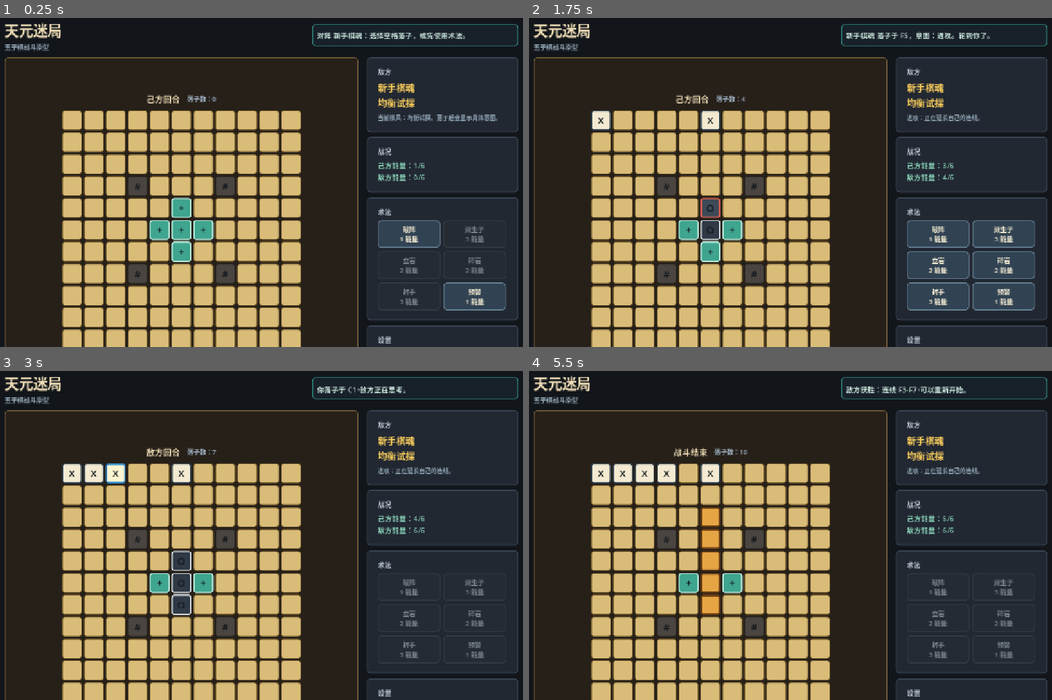
Above: before the commit, frames 1-4 (two rows, left to right).
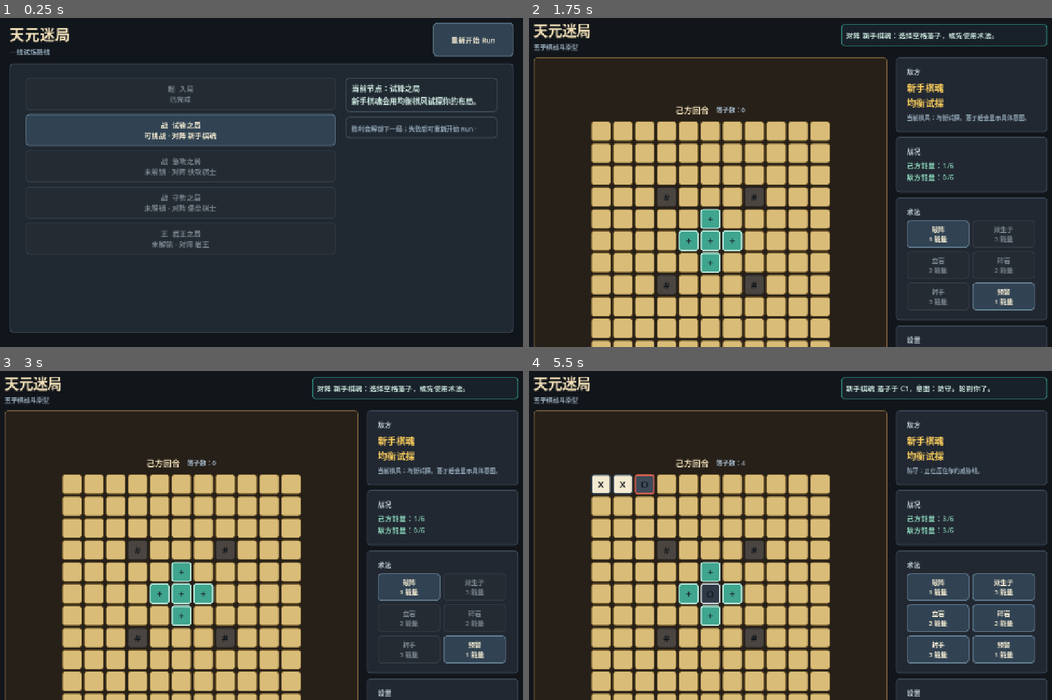
Above: after the commit, the same moments.

Repository: eason522/game
Game: Godot game, scene res://scenes/roguelike/RunMapScene.tscn
The game is run twice, just before and just after one commit, with the same random seed, the same clock (stepped at 60 frames per second) and the same inputs. Before the commit the project starts from res://scenes/game/BattleScene.tscn.
Inputs (mouse positions are in pixels of both pictures, inside the frame that each line leads up to):
- Up to frame 1 (0.25 s): no input
- Up to frame 2 (1.75 s): click (712, 129) at 0.5 s, where only the run after the commit has a clickable "战 试锋之局 可挑战 · 对阵 新手棋魂"; click (602, 119) at 1.27 s
- Up to frame 3 (3 s): click (94, 472) at 2.02 s; click (115, 472) at 2.77 s
- Up to frame 4 (5.5 s): click (664, 472) at 3.52 s; click (602, 482) at 4.27 s; click (623, 482) at 5.02 s

The runs differ from the first frame. In frame 1, 64% of the frame differs, in the area x 0-100%, y 1-100%; in frame 2, 19%; in frame 3, 17%; in frame 4, 22%.

Commit message:
Add roguelike run map prototype

Diff:
--- a/project.godot
+++ b/project.godot
@@ -15,7 +15,7 @@
 [application]
 
 config/name="Tian Yuan Mi Ju"
-run/main_scene="res://scenes/game/BattleScene.tscn"
+run/main_scene="res://scenes/roguelike/RunMapScene.tscn"
 config/features=PackedStringArray("4.7")
 
 [display]
--- /dev/null
+++ b/scenes/roguelike/RunMapScene.tscn
@@ -0,0 +1,12 @@
+[gd_scene load_steps=2 format=3]
+
+[ext_resource type="Script" path="res://scripts/roguelike/RunMapScene.gd" id="1_runmap"]
+
+[node name="RunMapScene" type="Control"]
+layout_mode = 3
+anchors_preset = 15
+anchor_right = 1.0
+anchor_bottom = 1.0
+grow_horizontal = 2
+grow_vertical = 2
+script = ExtResource("1_runmap")
--- a/scripts/game/BattleScene.gd
+++ b/scripts/game/BattleScene.gd
@@ -4,6 +4,10 @@
 const CELL_SIZE := Vector2(48, 48)
 const ENERGY_MAX := 6
 const ROCK_BOSS_ROCK_INTERVAL := 3
+const RUN_MAP_SCENE_PATH := "res://scenes/roguelike/RunMapScene.tscn"
+const BATTLE_NODE_INDEX_META := "tymj_battle_node_index"
+const BATTLE_RESULT_META := "tymj_battle_result"
+const BATTLE_ENEMY_PROFILE_META := "tymj_battle_enemy_profile_id"
 const SkillExecutorScript := preload("res://scripts/skills/SkillExecutor.gd")
 
 var board := BoardState.new(BOARD_SIZE, BOARD_SIZE)
@@ -20,6 +24,7 @@
 var board_grid: GridContainer
 var skill_bar: GridContainer
 var reset_button: Button
+var return_to_map_button: Button
 var enemy_profile_button: Button
 var cells: Array = []
 var skill_buttons: Dictionary = {}
@@ -31,6 +36,9 @@
 	EnemyAI.PROFILE_ROCK_BOSS,
 ]
 var enemy_profile_index := 0
+var launched_from_run := false
+var run_node_index := -1
+var forced_enemy_profile_id := ""
 var current_turn := BoardState.PLAYER
 var game_over := false
 var winning_line: Array = []
@@ -68,9 +76,24 @@
 
 
 func _ready() -> void:
+	_read_run_context()
 	_create_styles()
 	_build_layout()
 	_start_new_game()
+
+
+func _read_run_context() -> void:
+	var root := get_tree().root
+	launched_from_run = root.has_meta(BATTLE_NODE_INDEX_META)
+
+	if not launched_from_run:
+		return
+
+	run_node_index = root.get_meta(BATTLE_NODE_INDEX_META, -1)
+	forced_enemy_profile_id = root.get_meta(BATTLE_ENEMY_PROFILE_META, EnemyAI.PROFILE_NOVICE)
+
+	if enemy_profile_ids.has(forced_enemy_profile_id):
+		enemy_profile_index = enemy_profile_ids.find(forced_enemy_profile_id)
 
 
 func _create_styles() -> void:
@@ -277,6 +300,16 @@
 	_apply_button_theme(reset_button)
 	controls_panel.add_child(reset_button)
 
+	return_to_map_button = Button.new()
+	return_to_map_button.text = "返回路线"
+	return_to_map_button.custom_minimum_size = Vector2(0, 44)
+	return_to_map_button.size_flags_horizontal = Control.SIZE_EXPAND_FILL
+	return_to_map_button.visible = launched_from_run
+	return_to_map_button.disabled = true
+	return_to_map_button.pressed.connect(_return_to_run_map)
+	_apply_button_theme(return_to_map_button)
+	controls_panel.add_child(return_to_map_button)
+
 	_create_cells()
 	_create_skill_buttons()
 
@@ -358,7 +391,7 @@
 
 func _start_new_game() -> void:
 	board = BoardState.new(BOARD_SIZE, BOARD_SIZE)
-	enemy_ai.set_profile(enemy_profile_ids[enemy_profile_index])
+	enemy_ai.set_profile(forced_enemy_profile_id if launched_from_run else enemy_profile_ids[enemy_profile_index])
 	_setup_demo_terrain()
 	current_turn = BoardState.PLAYER
 	game_over = false
@@ -501,6 +534,9 @@
 
 
 func _cycle_enemy_profile() -> void:
+	if launched_from_run:
+		return
+
 	if enemy_profile_ids.is_empty():
 		return
 
@@ -680,6 +716,7 @@
 	if not winning_line.is_empty():
 		game_over = true
 		var winner := "你获胜" if owner == BoardState.PLAYER else "敌方获胜"
+		_record_battle_result(owner == BoardState.PLAYER)
 		_set_status("%s：连线 %s。可以重新开始。" % [winner, _format_line(winning_line)])
 		_refresh_board()
 		return
@@ -693,8 +730,23 @@
 
 func _set_draw() -> void:
 	game_over = true
+	_record_battle_result(false)
 	_set_status("平局。可以重新开始。")
 	_refresh_board()
+
+
+func _record_battle_result(player_won: bool) -> void:
+	if not launched_from_run:
+		return
+
+	get_tree().root.set_meta(BATTLE_RESULT_META, "victory" if player_won else "defeat")
+
+
+func _return_to_run_map() -> void:
+	if not launched_from_run or not game_over:
+		return
+
+	get_tree().change_scene_to_file(RUN_MAP_SCENE_PATH)
 
 
 func _set_status(text: String) -> void:
@@ -870,7 +922,16 @@
 	enemy_intent_hint_label.text = enemy_intent_hint
 
 	if enemy_profile_button != null:
-		enemy_profile_button.text = "切换敌人：%s" % enemy_ai.get_profile_name()
+		if launched_from_run:
+			enemy_profile_button.text = "路线敌人：%s" % enemy_ai.get_profile_name()
+		else:
+			enemy_profile_button.text = "切换敌人：%s" % enemy_ai.get_profile_name()
+
+		enemy_profile_button.disabled = launched_from_run
+
+	if return_to_map_button != null:
+		return_to_map_button.visible = launched_from_run
+		return_to_map_button.disabled = not launched_from_run or not game_over
 
 
 func _format_enemy_intro() -> String:
--- /dev/null
+++ b/scripts/roguelike/MapGenerator.gd
@@ -0,0 +1,28 @@
+class_name MapGenerator
+extends RefCounted
+
+const NODE_START := "start"
+const NODE_BATTLE := "battle"
+const NODE_BOSS := "boss"
+
+
+func generate_linear_route() -> Array:
+	return [
+		_make_node(0, NODE_START, "入局", "整备完成，踏入天元迷局。", ""),
+		_make_node(1, NODE_BATTLE, "试锋之局", "新手棋魂会用均衡棋风试探你的布局。", EnemyAI.PROFILE_NOVICE),
+		_make_node(2, NODE_BATTLE, "急攻之局", "快攻棋士偏向主动连线，逼你及时应对。", EnemyAI.PROFILE_FAST_ATTACKER),
+		_make_node(3, NODE_BATTLE, "守势之局", "堡垒棋士会优先堵住你的关键威胁。", EnemyAI.PROFILE_DEFENDER),
+		_make_node(4, NODE_BOSS, "岩王之局", "岩王会布置岩阵，并周期性压缩棋盘空间。", EnemyAI.PROFILE_ROCK_BOSS),
+	]
+
+
+func _make_node(index: int, node_type: String, title: String, description: String, enemy_profile_id: String) -> Dictionary:
+	return {
+		"id": "node_%d" % index,
+		"index": index,
+		"type": node_type,
+		"title": title,
+		"description": description,
+		"enemy_profile_id": enemy_profile_id,
+		"status": "locked",
+	}
--- /dev/null
+++ b/scripts/roguelike/RunMapScene.gd
@@ -0,0 +1,279 @@
+extends Control
+
+const RUN_STATE_META := "tymj_run_state"
+const BATTLE_NODE_INDEX_META := "tymj_battle_node_index"
+const BATTLE_RESULT_META := "tymj_battle_result"
+const BATTLE_ENEMY_PROFILE_META := "tymj_battle_enemy_profile_id"
+const BATTLE_SCENE_PATH := "res://scenes/game/BattleScene.tscn"
+const MapGeneratorScript := preload("res://scripts/roguelike/MapGenerator.gd")
+const RunStateScript := preload("res://scripts/roguelike/RunState.gd")
+
+var map_generator := MapGeneratorScript.new()
+var run_state := RunStateScript.new()
+var status_label: Label
+var node_list: VBoxContainer
+var node_buttons: Array = []
+var panel_style: StyleBoxFlat
+var button_style: StyleBoxFlat
+var button_hover_style: StyleBoxFlat
+var button_disabled_style: StyleBoxFlat
+var boss_button_style: StyleBoxFlat
+
+
+func _ready() -> void:
+	_create_styles()
+	_load_or_create_run_state()
+	_apply_pending_battle_result()
+	_build_layout()
+	_refresh()
+
+
+func _create_styles() -> void:
+	panel_style = _make_panel_style(Color("#202832"), Color("#43505e"))
+	button_style = _make_panel_style(Color("#314353"), Color("#668195"))
+	button_hover_style = _make_panel_style(Color("#3a5265"), Color("#86a8bd"))
+	button_disabled_style = _make_panel_style(Color("#242b33"), Color("#343b45"))
+	boss_button_style = _make_panel_style(Color("#4a3030"), Color("#c06b55"))
+
+
+func _make_panel_style(fill: Color, border: Color) -> StyleBoxFlat:
+	var style := StyleBoxFlat.new()
+	style.bg_color = fill
+	style.border_color = border
+	style.set_border_width_all(2)
+	style.set_corner_radius_all(8)
+	style.content_margin_left = 14
+	style.content_margin_right = 14
+	style.content_margin_top = 12
+	style.content_margin_bottom = 12
+	return style
+
+
+func _load_or_create_run_state() -> void:
+	var root := get_tree().root
+
+	if root.has_meta(RUN_STATE_META):
+		run_state = RunStateScript.new()
+		run_state.load_from_dict(root.get_meta(RUN_STATE_META))
+		return
+
+	run_state.setup(map_generator.generate_linear_route())
+	root.set_meta(RUN_STATE_META, run_state.to_dict())
+
+
+func _apply_pending_battle_result() -> void:
+	var root := get_tree().root
+
+	if not root.has_meta(BATTLE_RESULT_META):
+		return
+
+	var result: String = root.get_meta(BATTLE_RESULT_META)
+	var node_index: int = root.get_meta(BATTLE_NODE_INDEX_META, -1)
+
+	if node_index == run_state.current_index:
+		run_state.resolve_current_node(result == "victory")
+
+	root.set_meta(RUN_STATE_META, run_state.to_dict())
+	root.remove_meta(BATTLE_RESULT_META)
+	root.remove_meta(BATTLE_NODE_INDEX_META)
+	root.remove_meta(BATTLE_ENEMY_PROFILE_META)
+
+
+func _build_layout() -> void:
+	var background := ColorRect.new()
+	background.color = Color("#11161c")
+	background.set_anchors_preset(Control.PRESET_FULL_RECT)
+	add_child(background)
+
+	var root_margin := MarginContainer.new()
+	root_margin.set_anchors_preset(Control.PRESET_FULL_RECT)
+	root_margin.add_theme_constant_override("margin_left", 42)
+	root_margin.add_theme_constant_override("margin_top", 30)
+	root_margin.add_theme_constant_override("margin_right", 42)
+	root_margin.add_theme_constant_override("margin_bottom", 34)
+	add_child(root_margin)
+
+	var main := VBoxContainer.new()
+	main.add_theme_constant_override("separation", 16)
+	root_margin.add_child(main)
+
+	var header := HBoxContainer.new()
+	header.add_theme_constant_override("separation", 18)
+	main.add_child(header)
+
+	var title_box := VBoxContainer.new()
+	title_box.size_flags_horizontal = Control.SIZE_EXPAND_FILL
+	header.add_child(title_box)
+
+	var title := Label.new()
+	title.text = "天元迷局"
+	title.add_theme_font_size_override("font_size", 36)
+	title.add_theme_color_override("font_color", Color("#f1dfb7"))
+	title_box.add_child(title)
+
+	var subtitle := Label.new()
+	subtitle.text = "一线试炼路线"
+	subtitle.add_theme_font_size_override("font_size", 16)
+	subtitle.add_theme_color_override("font_color", Color("#91a7b6"))
+	title_box.add_child(subtitle)
+
+	var new_run_button := Button.new()
+	new_run_button.text = "重新开始 Run"
+	new_run_button.custom_minimum_size = Vector2(190, 48)
+	new_run_button.pressed.connect(_restart_run)
+	_apply_button_theme(new_run_button)
+	header.add_child(new_run_button)
+
+	var content_panel := PanelContainer.new()
+	content_panel.add_theme_stylebox_override("panel", panel_style)
+	content_panel.size_flags_vertical = Control.SIZE_EXPAND_FILL
+	main.add_child(content_panel)
+
+	var content_margin := MarginContainer.new()
+	content_margin.add_theme_constant_override("margin_left", 24)
+	content_margin.add_theme_constant_override("margin_top", 22)
+	content_margin.add_theme_constant_override("margin_right", 24)
+	content_margin.add_theme_constant_override("margin_bottom", 24)
+	content_panel.add_child(content_margin)
+
+	var content := HBoxContainer.new()
+	content.add_theme_constant_override("separation", 24)
+	content_margin.add_child(content)
+
+	node_list = VBoxContainer.new()
+	node_list.custom_minimum_size = Vector2(640, 0)
+	node_list.size_flags_horizontal = Control.SIZE_EXPAND_FILL
+	node_list.size_flags_vertical = Control.SIZE_EXPAND_FILL
+	node_list.add_theme_constant_override("separation", 10)
+	content.add_child(node_list)
+
+	var side := VBoxContainer.new()
+	side.custom_minimum_size = Vector2(360, 0)
+	side.add_theme_constant_override("separation", 12)
+	content.add_child(side)
+
+	status_label = Label.new()
+	status_label.autowrap_mode = TextServer.AUTOWRAP_WORD_SMART
+	status_label.add_theme_font_size_override("font_size", 18)
+	status_label.add_theme_color_override("font_color", Color("#cde8df"))
+	status_label.add_theme_stylebox_override("normal", panel_style)
+	side.add_child(status_label)
+
+	var tip := Label.new()
+	tip.text = "胜利会解锁下一局；失败后可重新开始 Run。"
+	tip.autowrap_mode = TextServer.AUTOWRAP_WORD_SMART
+	tip.add_theme_font_size_override("font_size", 15)
+	tip.add_theme_color_override("font_color", Color("#91a7b6"))
+	tip.add_theme_stylebox_override("normal", panel_style)
+	side.add_child(tip)
+
+	_create_node_buttons()
+
+
+func _create_node_buttons() -> void:
+	node_buttons.clear()
+
+	for node in run_state.nodes:
+		var button := Button.new()
+		button.custom_minimum_size = Vector2(0, 76)
+		button.size_flags_horizontal = Control.SIZE_EXPAND_FILL
+		button.focus_mode = Control.FOCUS_NONE
+		button.pressed.connect(_enter_node.bind(node.get("index", -1)))
+		_apply_button_theme(button)
+		node_list.add_child(button)
+		node_buttons.append(button)
+
+
+func _apply_button_theme(button: Button) -> void:
+	button.add_theme_stylebox_override("normal", button_style)
+	button.add_theme_stylebox_override("hover", button_hover_style)
+	button.add_theme_stylebox_override("pressed", button_hover_style)
+	button.add_theme_stylebox_override("disabled", button_disabled_style)
+	button.add_theme_color_override("font_color", Color("#f3ead1"))
+	button.add_theme_color_override("font_hover_color", Color("#ffffff"))
+	button.add_theme_color_override("font_pressed_color", Color("#f0c65a"))
+	button.add_theme_color_override("font_disabled_color", Color("#77828c"))
+	button.add_theme_font_size_override("font_size", 17)
+
+
+func _restart_run() -> void:
+	run_state.setup(map_generator.generate_linear_route())
+	get_tree().root.set_meta(RUN_STATE_META, run_state.to_dict())
+	_refresh()
+
+
+func _enter_node(index: int) -> void:
+	if not run_state.can_enter_node(index):
+		return
+
+	var node: Dictionary = run_state.nodes[index]
+	var root := get_tree().root
+	root.set_meta(RUN_STATE_META, run_state.to_dict())
+	root.set_meta(BATTLE_NODE_INDEX_META, index)
+	root.set_meta(BATTLE_ENEMY_PROFILE_META, node.get("enemy_profile_id", EnemyAI.PROFILE_NOVICE))
+	get_tree().change_scene_to_file(BATTLE_SCENE_PATH)
+
+
+func _refresh() -> void:
+	for index in range(node_buttons.size()):
+		var node: Dictionary = run_state.nodes[index]
+		var button: Button = node_buttons[index]
+		var status_text := _status_text(node.get("status", RunStateScript.STATUS_LOCKED))
+		var enemy_text := _enemy_text(node)
+
+		button.text = "%s  %s\n%s%s" % [
+			_type_mark(node.get("type", "")),
+			node.get("title", ""),
+			status_text,
+			enemy_text,
+		]
+		button.disabled = not run_state.can_enter_node(index)
+
+		if node.get("type", "") == RunStateScript.NODE_BOSS and node.get("status", "") == RunStateScript.STATUS_AVAILABLE:
+			button.add_theme_stylebox_override("normal", boss_button_style)
+			button.add_theme_stylebox_override("hover", boss_button_style)
+		else:
+			button.add_theme_stylebox_override("normal", button_style)
+			button.add_theme_stylebox_override("hover", button_hover_style)
+
+	if status_label == null:
+		return
+
+	if run_state.run_completed:
+		status_label.text = "本轮 Run 已通关：岩王之局告破。"
+	elif run_state.run_failed:
+		status_label.text = "本轮 Run 已失败。重新开始后可再次挑战。"
+	else:
+		var current := run_state.get_current_node()
+		status_label.text = "当前节点：%s\n%s" % [current.get("title", "无"), current.get("description", "")]
+
+
+func _type_mark(node_type: String) -> String:
+	match node_type:
+		RunStateScript.NODE_START:
+			return "起"
+		RunStateScript.NODE_BOSS:
+			return "王"
+		_:
+			return "战"
+
+
+func _status_text(status: String) -> String:
+	match status:
+		RunStateScript.STATUS_COMPLETED:
+			return "已完成"
+		RunStateScript.STATUS_AVAILABLE:
+			return "可挑战"
+		RunStateScript.STATUS_FAILED:
+			return "失败"
+		_:
+			return "未解锁"
+
+
+func _enemy_text(node: Dictionary) -> String:
+	var profile_id: String = node.get("enemy_profile_id", "")
+
+	if profile_id.is_empty():
+		return ""
+
+	return " · 对阵 %s" % EnemyAI.get_profile_name_for_id(profile_id)
--- /dev/null
+++ b/scripts/roguelike/RunState.gd
@@ -0,0 +1,110 @@
+class_name RunState
+extends RefCounted
+
+const STATUS_LOCKED := "locked"
+const STATUS_AVAILABLE := "available"
+const STATUS_COMPLETED := "completed"
+const STATUS_FAILED := "failed"
+const NODE_START := "start"
+const NODE_BATTLE := "battle"
+const NODE_BOSS := "boss"
+
+var nodes: Array = []
+var current_index := 0
+var run_completed := false
+var run_failed := false
+
+
+func _init(route_nodes: Array = []) -> void:
+	if not route_nodes.is_empty():
+		setup(route_nodes)
+
+
+func setup(route_nodes: Array) -> void:
+	nodes.clear()
+
+	for node in route_nodes:
+		nodes.append(node.duplicate(true))
+
+	current_index = 0
+	run_completed = false
+	run_failed = false
+
+	if nodes.is_empty():
+		return
+
+	nodes[0]["status"] = STATUS_COMPLETED
+	current_index = _find_next_playable_index(0)
+
+	if current_index != -1:
+		nodes[current_index]["status"] = STATUS_AVAILABLE
+
+
+func can_enter_node(index: int) -> bool:
+	if run_completed or run_failed:
+		return false
+
+	if index < 0 or index >= nodes.size():
+		return false
+
+	var node: Dictionary = nodes[index]
+	var node_type: String = node.get("type", "")
+	return index == current_index and node.get("status", STATUS_LOCKED) == STATUS_AVAILABLE and node_type != NODE_START
+
+
+func get_current_node() -> Dictionary:
+	if current_index < 0 or current_index >= nodes.size():
+		return {}
+
+	return nodes[current_index]
+
+
+func resolve_current_node(victory: bool) -> void:
+	if current_index < 0 or current_index >= nodes.size():
+		return
+
+	if not victory:
+		nodes[current_index]["status"] = STATUS_FAILED
+		run_failed = true
+		return
+
+	nodes[current_index]["status"] = STATUS_COMPLETED
+
+	if nodes[current_index].get("type", "") == NODE_BOSS:
+		run_completed = true
+		return
+
+	var next_index := _find_next_playable_index(current_index)
+
+	if next_index == -1:
+		run_completed = true
+		return
+
+	current_index = next_index
+	nodes[current_index]["status"] = STATUS_AVAILABLE
+
+
+func to_dict() -> Dictionary:
+	return {
+		"nodes": nodes.duplicate(true),
+		"current_index": current_index,
+		"run_completed": run_completed,
+		"run_failed": run_failed,
+	}
+
+
+func load_from_dict(data: Dictionary) -> void:
+	nodes = data.get("nodes", []).duplicate(true)
+	current_index = data.get("current_index", 0)
+	run_completed = data.get("run_completed", false)
+	run_failed = data.get("run_failed", false)
+
+
+func _find_next_playable_index(start_index: int) -> int:
+	for index in range(start_index + 1, nodes.size()):
+		var node_type: String = nodes[index].get("type", "")
+
+		if node_type == NODE_BATTLE or node_type == NODE_BOSS:
+			return index
+
+	return -1
--- /dev/null
+++ b/tests/roguelike_run_smoke.gd
@@ -0,0 +1,106 @@
+extends SceneTree
+
+const MapGeneratorScript := preload("res://scripts/roguelike/MapGenerator.gd")
+const RunStateScript := preload("res://scripts/roguelike/RunState.gd")
+
+var failures: Array = []
+
+
+func _init() -> void:
+	_run()
+
+	if failures.is_empty():
+		print("Roguelike run smoke tests passed.")
+		quit(0)
+		return
+
+	for failure in failures:
+		push_error(failure)
+
+	quit(1)
+
+
+func _run() -> void:
+	_assert_linear_route_shape()
+	_assert_victories_unlock_boss()
+	_assert_defeat_locks_run()
+	_assert_state_roundtrip()
+
+
+func _assert_linear_route_shape() -> void:
+	var generator := MapGeneratorScript.new()
+	var nodes := generator.generate_linear_route()
+
+	if nodes.size() != 5:
+		failures.append("run route: expected 5 linear nodes")
+		return
+
+	if nodes[0].get("type", "") != RunStateScript.NODE_START:
+		failures.append("run route: first node should be start")
+		return
+
+	if nodes[4].get("type", "") != RunStateScript.NODE_BOSS:
+		failures.append("run route: last node should be boss")
+		return
+
+	if nodes[4].get("enemy_profile_id", "") != EnemyAI.PROFILE_ROCK_BOSS:
+		failures.append("run route: boss node should use rock boss profile")
+
+
+func _assert_victories_unlock_boss() -> void:
+	var state := RunStateScript.new(MapGeneratorScript.new().generate_linear_route())
+
+	if state.current_index != 1:
+		failures.append("run progress: first playable node should be index 1")
+		return
+
+	if not state.can_enter_node(1):
+		failures.append("run progress: first battle should be enterable")
+		return
+
+	for expected_index in [2, 3, 4]:
+		state.resolve_current_node(true)
+
+		if state.current_index != expected_index:
+			failures.append("run progress: expected current index %d, got %d" % [expected_index, state.current_index])
+			return
+
+		if not state.can_enter_node(expected_index):
+			failures.append("run progress: expected node %d to be enterable" % expected_index)
+			return
+
+	state.resolve_current_node(true)
+
+	if not state.run_completed:
+		failures.append("run progress: boss victory should complete run")
+
+
+func _assert_defeat_locks_run() -> void:
+	var state := RunStateScript.new(MapGeneratorScript.new().generate_linear_route())
+	state.resolve_current_node(false)
+
+	if not state.run_failed:
+		failures.append("run defeat: defeat should fail the run")
+		return
+
+	if state.can_enter_node(state.current_index):
+		failures.append("run defeat: failed run should not allow entering current node")
+
+
+func _assert_state_roundtrip() -> void:
+	var state := RunStateScript.new(MapGeneratorScript.new().generate_linear_route())
+	state.resolve_current_node(true)
+
+	var restored := RunStateScript.new()
+	restored.load_from_dict(state.to_dict())
+
+	if restored.current_index != state.current_index:
+		failures.append("run save: restored current index mismatch")
+		return
+
+	if restored.nodes[1].get("status", "") != RunStateScript.STATUS_COMPLETED:
+		failures.append("run save: restored completed node status mismatch")
+		return
+
+	if not restored.can_enter_node(2):
+		failures.append("run save: restored state should keep next node enterable")
Not shown, changed: DEVELOPMENT_PLAN.md
